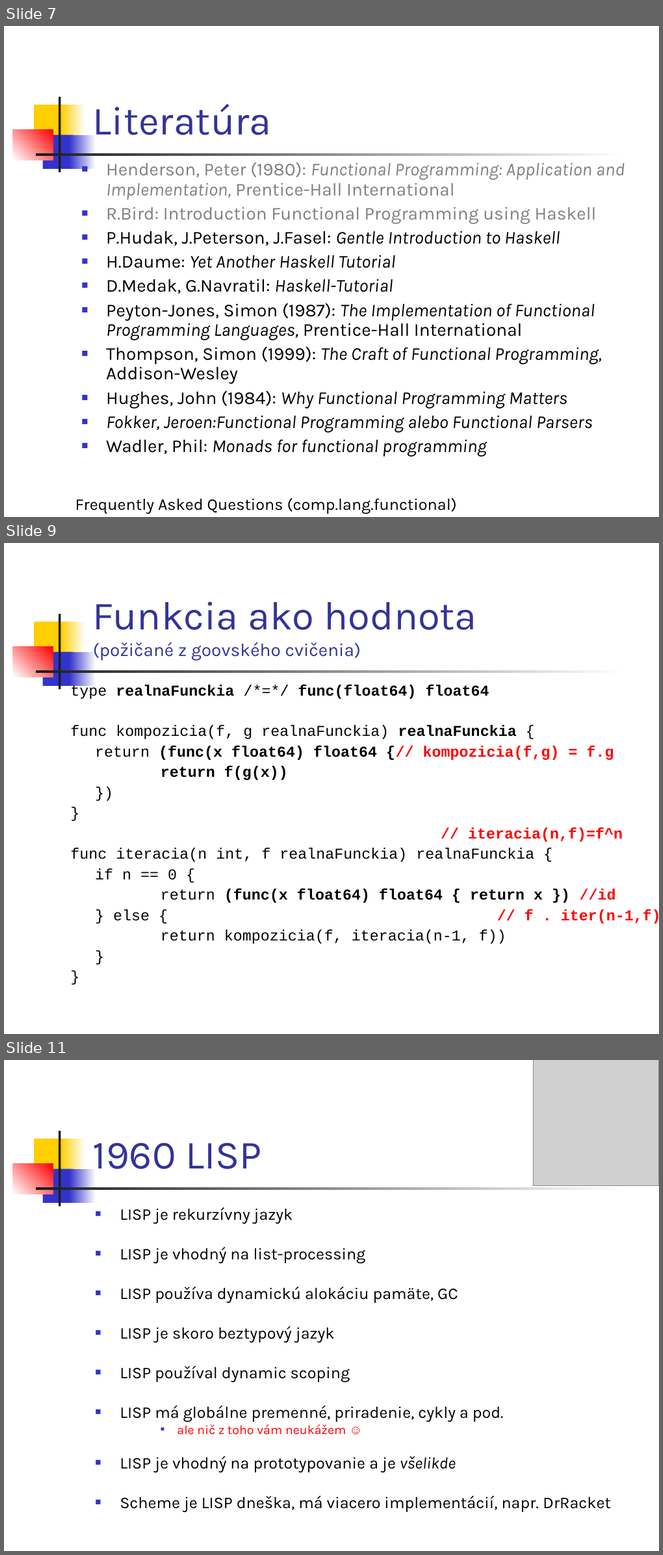
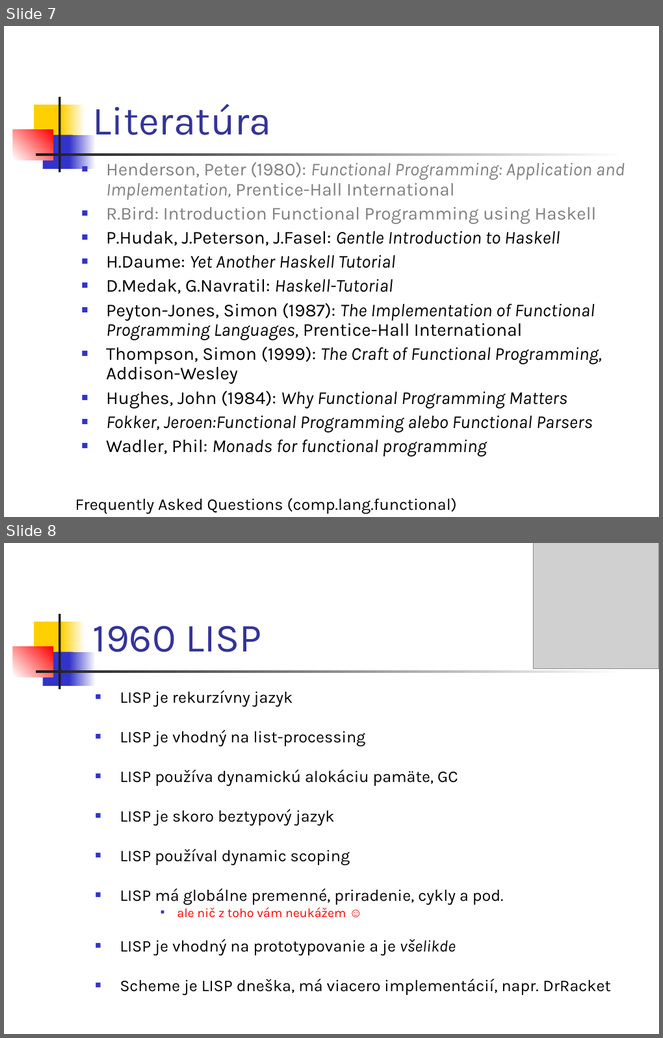
Before and after one commit to paradigmy/Prednasky, a slide deck: 06/funkcionalne1.ppt. Shown one above the other, each under a label of ours: slides 7, 9 and 11 before the commit, slides 7 and 8 after it; the slides between them are not shown. The pictures are 663x1555 and 663x1038 pixels, drawn with LibreOffice and Linux fonts; fonts in the diff are those of the drawing; grey boxes stand for pictures. Boxes give left, top, right and bottom in pixels: in the first picture for what was removed or moved away, otherwise in the second. Text is boxed around its words. In the diff, an @@ line names an element or a change of style, - is before the commit and + after.

```diff
--- a/06/funkcionalne1.ppt
+++ b/06/funkcionalne1.ppt
@@ slide 9 removed at (x1=4, y1=543, x2=659, y2=1034), background #FFFFFF; not listed: 7 template elements that a slide beside it also shows @@
@@ title removed at (x1=93, y1=601, x2=477, y2=661) @@
-Funkcia ako hodnota
-(požičané z goovského cvičenia)
@@ text removed at (x1=70, y1=685, x2=659, y2=944) @@
-type realnaFunckia /*=*/ func(float64) float64
-func kompozicia(f, g realnaFunckia) realnaFunckia {
-return (func(x float64) float64 {// kompozicia(f,g) = f.g
-return f(g(x))
-})
-}
-// iteracia(n,f)=f^n
-func iteracia(n int, f realnaFunckia) realnaFunckia {
-if n == 0 {
-return (func(x float64) float64 { return x }) //id
-} else { // f . iter(n-1,f)
-return kompozicia(f, iteracia(n-1, f))
-}
-}
@@ what was slide 11 is now slide 8 @@
```
Also in this commit, not shown: 7 slides changed, 2 other slides removed, 3 other files.
